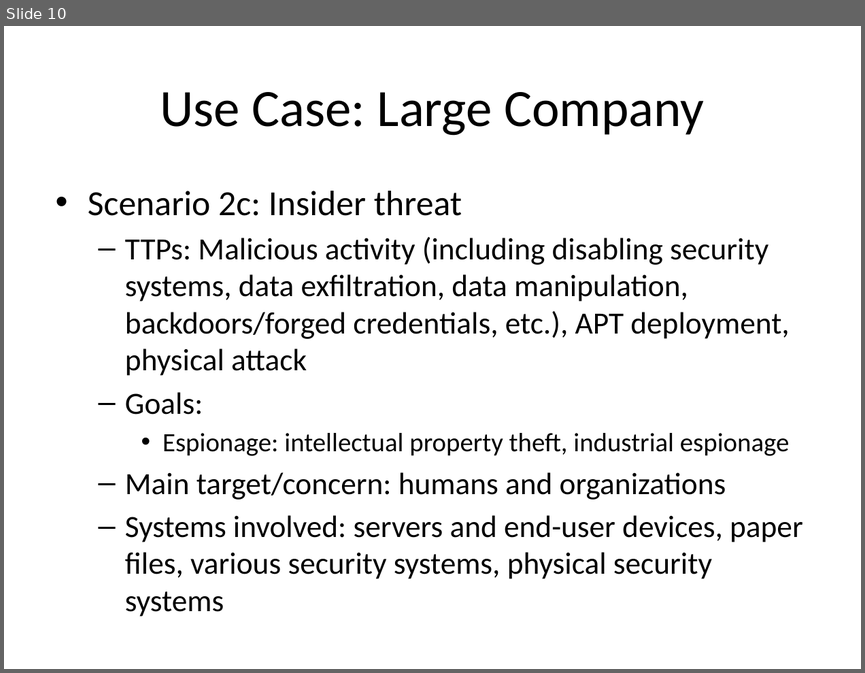
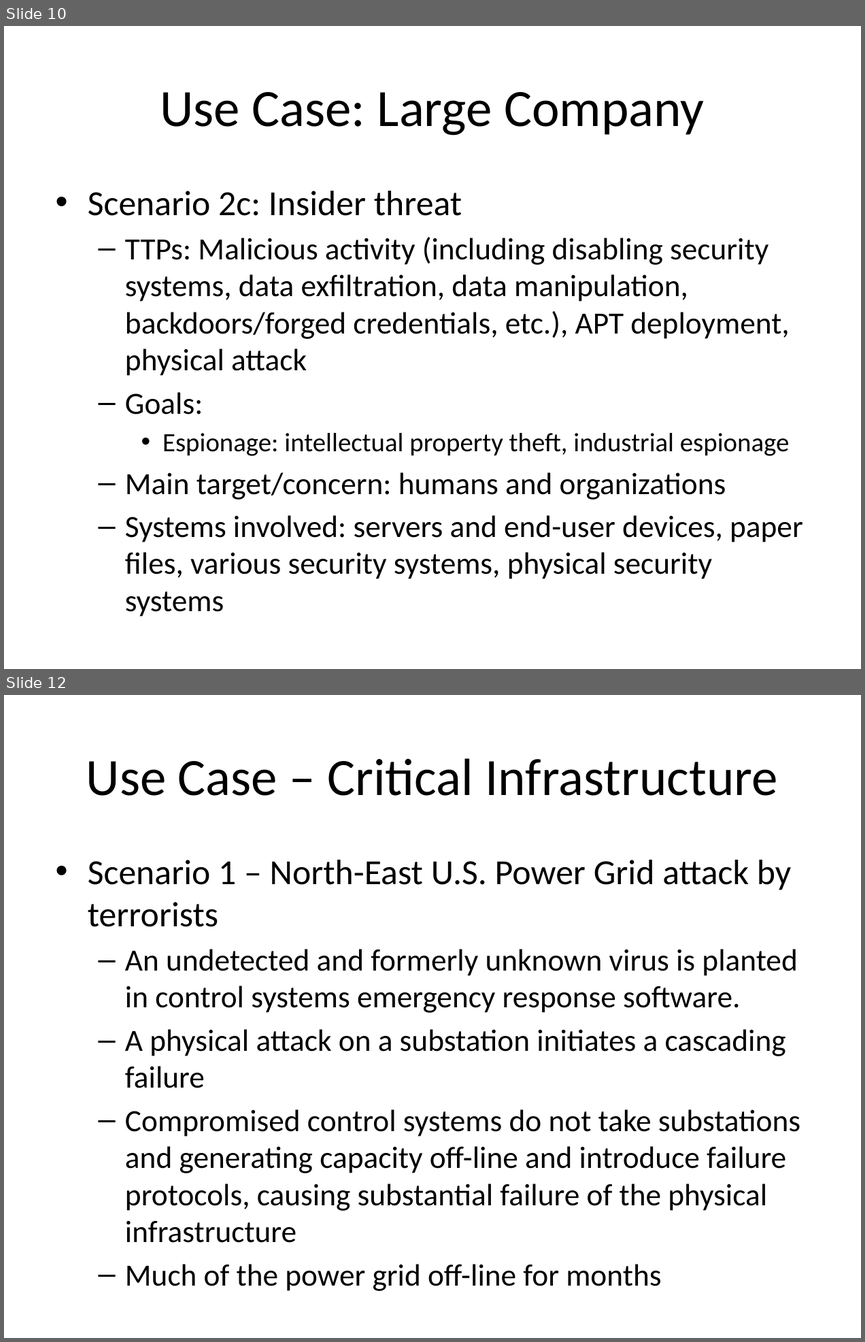
Before and after one commit to omg-threat-modeling/phase1, a slide deck: docs/Threat Meta Model - Benefits and Use Cases-20140203.pptx. Shown one above the other, each under a label of ours: slide 10 before the commit, slides 10 and 12 after it; the slides between them are not shown. The pictures are 865x673 and 865x1342 pixels, drawn with LibreOffice and Linux fonts; fonts in the diff are those of the drawing. Boxes give left, top, right and bottom in pixels: in the first picture for what was removed or moved away, otherwise in the second. Text is boxed around its words. In the diff, an @@ line names an element or a change of style, - is before the commit and + after.

Commit message:
Added Critical Infrastructure Use Case modified:   docs/Threat Meta Model - Benefits and Use Cases-20140203.pptx

```diff
--- a/docs/Threat Meta Model - Benefits and Use Cases-20140203.pptx
+++ b/docs/Threat Meta Model - Benefits and Use Cases-20140203.pptx
@@ slide 12 added at bbox=[4, 695, 861, 1338], background #FFFFFF @@
@@ title added at bbox=[86, 758, 778, 796], 44 pt, text #000000 @@
+Use Case – Critical Infrastructure
@@ text added at bbox=[88, 860, 800, 1291], 25.9 pt, text #000000 @@
+• Scenario 1 – North-East U.S. Power Grid attack by terrorists
+  – An undetected and formerly unknown virus is planted in control systems emergency response software.
+  – A physical attack on a substation initiates a cascading failure
+  – Compromised control systems do not take substations and generating capacity off-line and introduce failure protocols, causing substantial failure of the physical infrastructure
+  – Much of the power grid off-line for months
```
Also in this commit, not shown: 2 other slides added.
